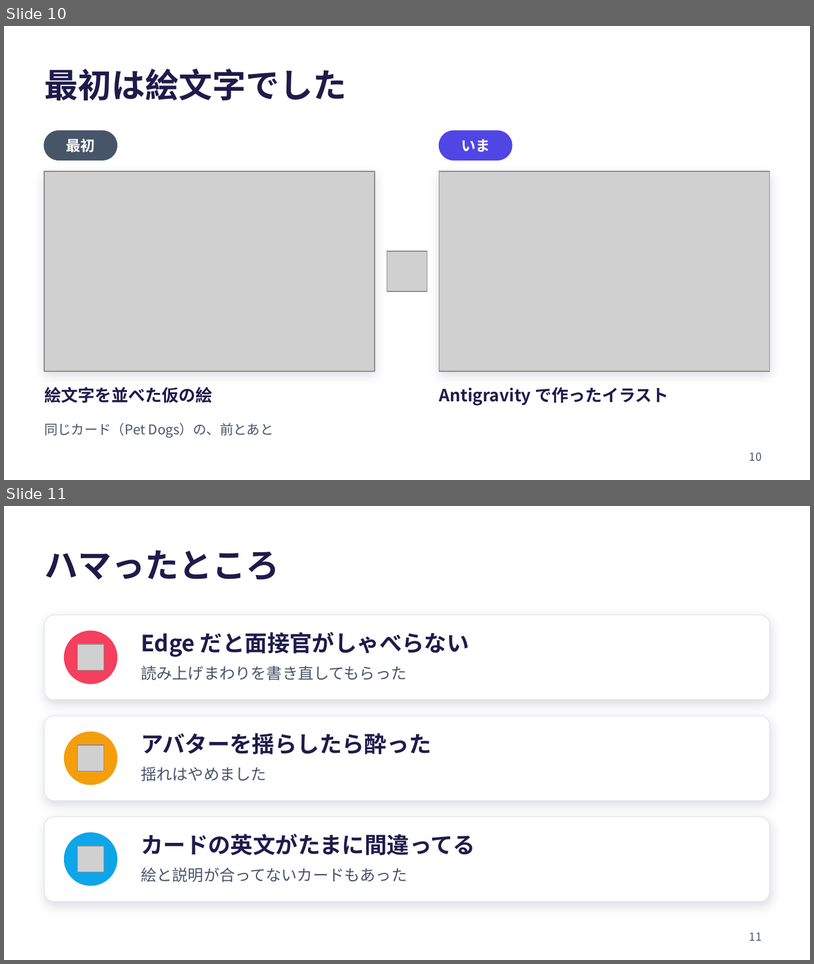
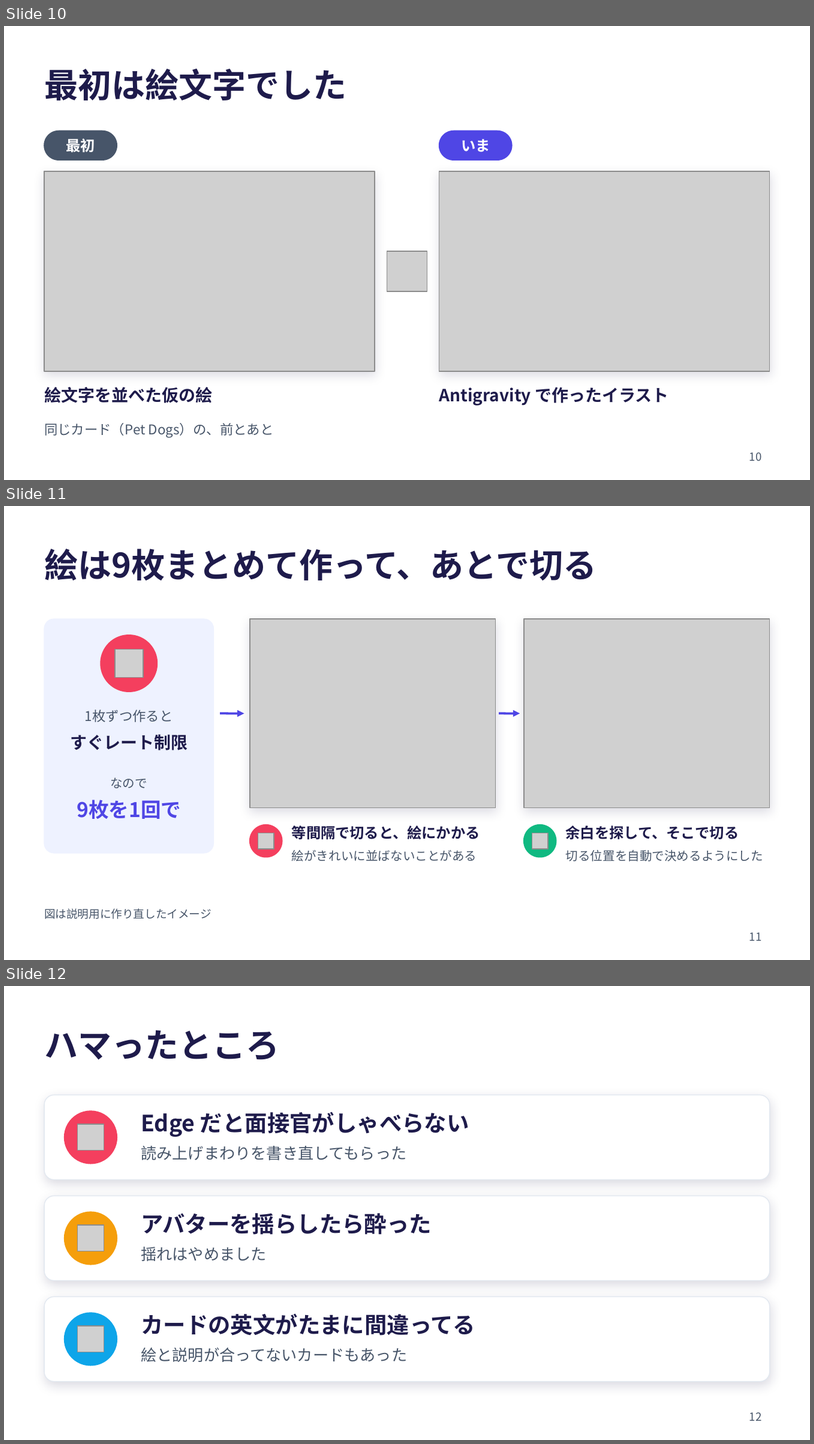
Before and after one commit to ohru131/eiken3r, a slide deck: docs/lt/eiken-interview-lt.pptx. Shown one above the other, each under a label of ours: slides 10 and 11 before the commit, slides 10, 11 and 12 after it. The pictures are 814x964 and 814x1444 pixels, drawn with LibreOffice and Linux fonts; fonts in the diff are those of the drawing; grey boxes stand for pictures. Boxes give left, top, right and bottom in pixels: in the first picture for what was removed or moved away, otherwise in the second. Text is boxed around its words. In the diff, an @@ line names an element or a change of style, - is before the commit and + after.

```diff
--- a/docs/lt/eiken-interview-lt.pptx
+++ b/docs/lt/eiken-interview-lt.pptx
@@ slide 11 added at <box>4,506,810,960</box>, background #FFFFFF @@
@@ title added at <box>44,549,597,580</box>, 30 pt, text #1E1B4B, bold @@
+絵は9枚まとめて作って、あとで切る
@@ rounded rectangle added at <box>44,619,213,853</box>, fill #EEF2FF, outline #EEF2FF 0.75 pt @@
@@ rectangle added at <box>250,619,496,808</box>, fill #FFFFFF, outline #CBD5E1 0.75 pt @@
@@ picture added at <box>250,619,496,808</box> @@
@@ rectangle added at <box>524,619,770,808</box>, fill #FFFFFF, outline #CBD5E1 0.75 pt @@
@@ picture added at <box>524,619,770,808</box> @@
@@ ellipse added at <box>101,635,157,691</box>, fill #F43F5E, outline #F43F5E 1 pt @@
@@ picture added at <box>115,649,144,677</box> @@
@@ text added at <box>85,709,173,722</box>, 12 pt, text #475569 @@
+1枚ずつ作ると
@@ arrow added from (220, 713) to (245, 713), #4F46E5 2 pt @@
@@ arrow added from (499, 713) to (520, 713), #4F46E5 2 pt @@
@@ text added at <box>70,734,188,750</box>, 15 pt, text #1E1B4B, bold @@
+すぐレート制限
@@ text added at <box>110,777,147,788</box>, 11 pt, text #475569 @@
+なので
@@ text added at <box>77,799,181,819</box>, 18 pt, text #4F46E5, bold @@
+9枚を1回で
@@ ellipse added at <box>250,825,282,857</box>, fill #F43F5E, outline #F43F5E 1 pt @@
@@ text added at <box>292,825,480,840</box>, 13 pt, text #1E1B4B, bold @@
+等間隔で切ると、絵にかかる
@@ ellipse added at <box>524,825,557,857</box>, fill #10B981, outline #10B981 1 pt @@
@@ text added at <box>566,825,740,839</box>, 13 pt, text #1E1B4B, bold @@
+余白を探して、そこで切る
@@ picture added at <box>258,832,274,849</box> @@
@@ picture added at <box>532,832,548,849</box> @@
@@ text added at <box>292,850,477,861</box>, 11 pt, text #475569 @@
+絵がきれいに並ばないことがある
@@ text added at <box>566,849,764,861</box>, 11 pt, text #475569 @@
+切る位置を自動で決めるようにした
@@ text added at <box>44,908,212,919</box>, 10 pt, text #475569 @@
+図は説明用に作り直したイメージ
@@ page number added at <box>750,932,762,940</box>, 10 pt, text #475569 @@
+11
@@ what was slide 11 is now slide 12 @@
@@ page number at <box>750,1412,762,1420</box>: text changed @@
-11
+12
```
